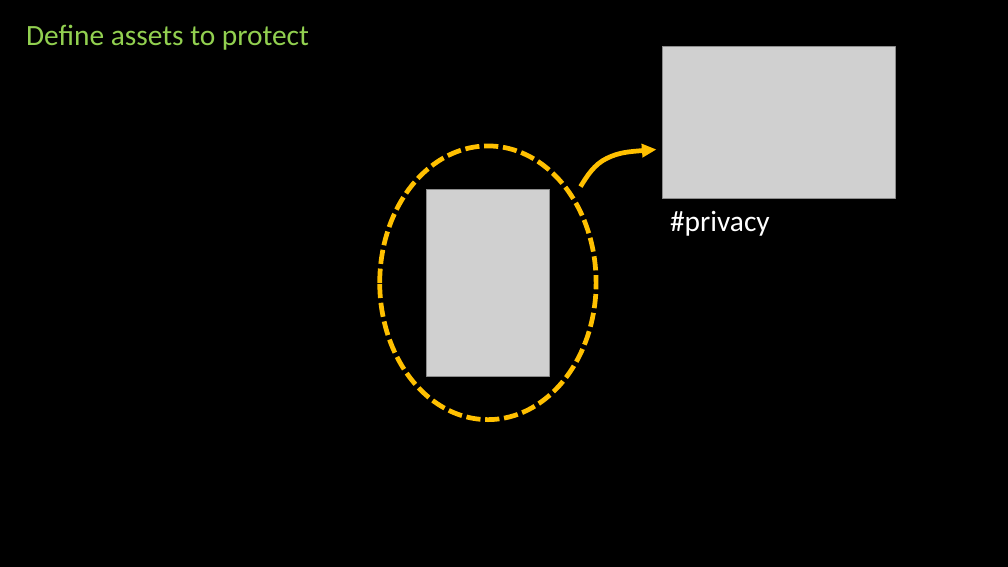
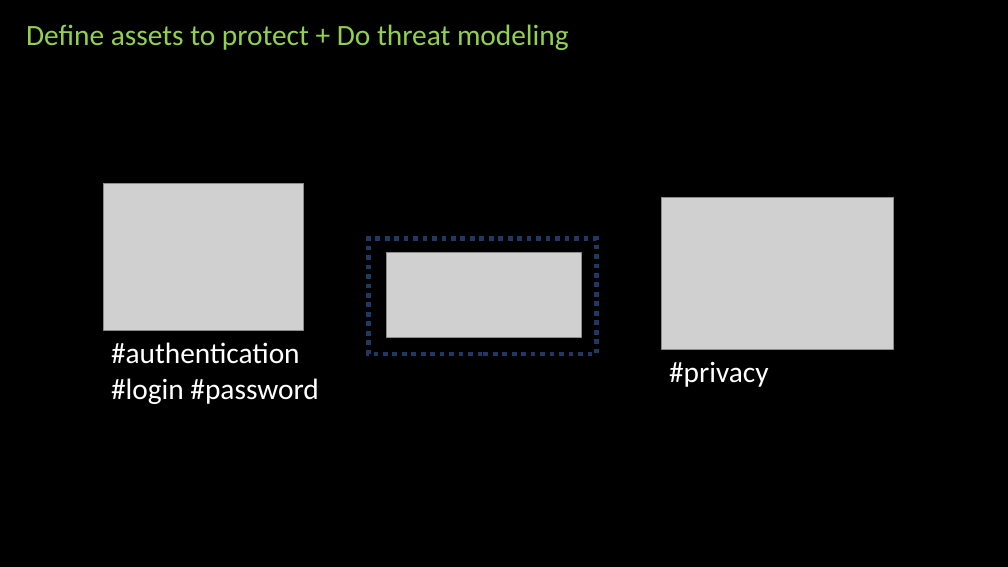
Before and after one commit to prayam/cmu_project_public_bak, a slide deck: slide 23 of docs/phase1_presentation.pptx (slide 12 before the commit). Drawn at 1008x567 pixels with LibreOffice and Linux fonts; fonts in the diff are those of the drawing; grey boxes stand for pictures. Boxes give left, top, right and bottom in pixels: in the first picture for what was removed or moved away, otherwise in the second. Text is boxed around its words. In the diff, an @@ line names an element or a change of style, - is before the commit and + after.

```diff
--- a/docs/phase1_presentation.pptx
+++ b/docs/phase1_presentation.pptx
@@ text at <box>26,24,569,50</box>: text changed @@
-Define assets to protect
+Define assets to protect + Do threat modeling
@@ ellipse removed at <box>380,146,596,420</box> @@
@@ freeform shape removed at <box>581,150,656,187</box> @@
@@ picture added at <box>104,183,303,330</box> @@
@@ picture removed at <box>426,190,551,377</box> @@
@@ picture: place and size @@
-picture at <box>663,47,895,199</box>
+picture at <box>662,197,894,349</box>
@@ rectangle added at <box>368,238,597,354</box>, outline #203864 4.5 pt dashed @@
@@ picture added at <box>386,253,582,337</box> @@
@@ text added at <box>111,342,318,404</box>, 28 pt, text #FFFFFF @@
+#authentication
+#login #password
@@ text "#privacy": place and size @@
-text "#privacy" at <box>670,210,770,236</box>
+text "#privacy" at <box>669,361,769,387</box>
```
Also in this commit, not shown: 8 other slides changed, 34 slides added, 1 other file.
